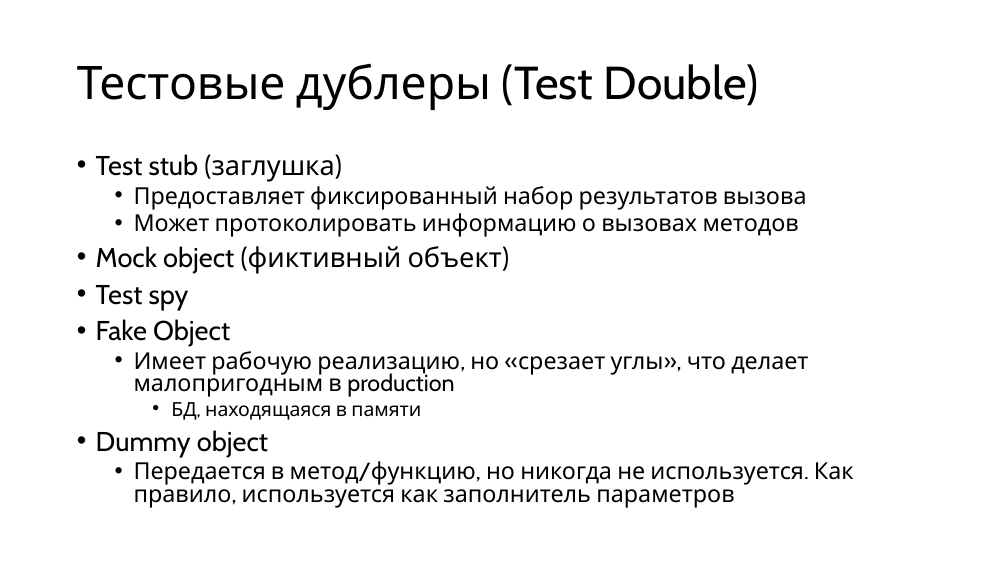
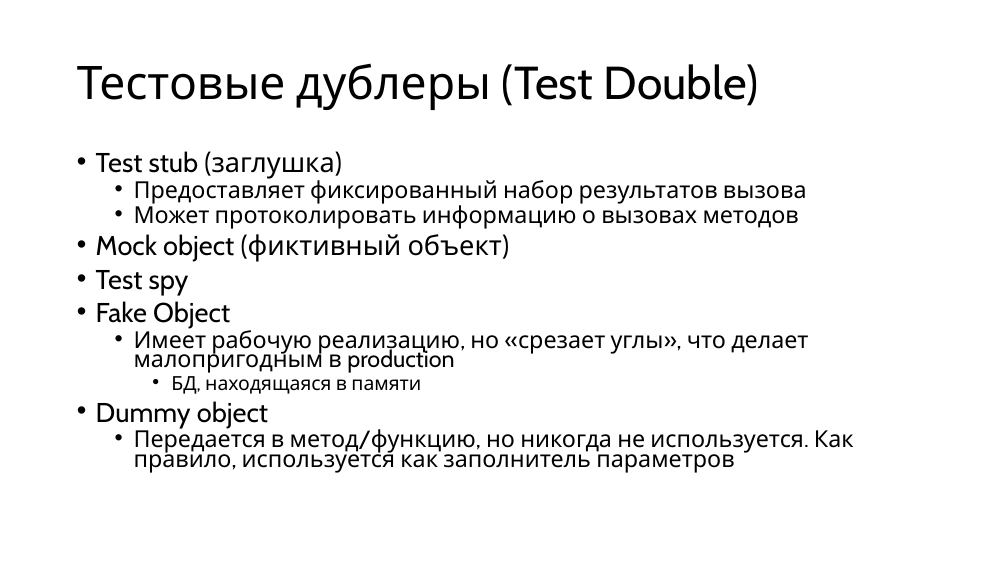
Before and after one commit to alexey-malov/ood, a slide deck: slide 61 of lectures/16.mvxx/mvxx.pptx (slide 57 before the commit). Drawn at 1008x567 pixels with LibreOffice and Linux fonts; fonts in the diff are those of the drawing. Boxes give left, top, right and bottom in pixels: in the first picture for what was removed or moved away, otherwise in the second. Text is boxed around its words. In the diff, an @@ line names an element or a change of style, - is before the commit and + after.

```diff
--- a/lectures/16.mvxx/mvxx.pptx
+++ b/lectures/16.mvxx/mvxx.pptx
@@ text "Test stub (заглушка)" at <box>96,151,854,473</box>: line spacing 0.8 to 0.7 @@
```
Also in this commit, not shown: 4 other slides changed, 5 slides added, 6 other files.
